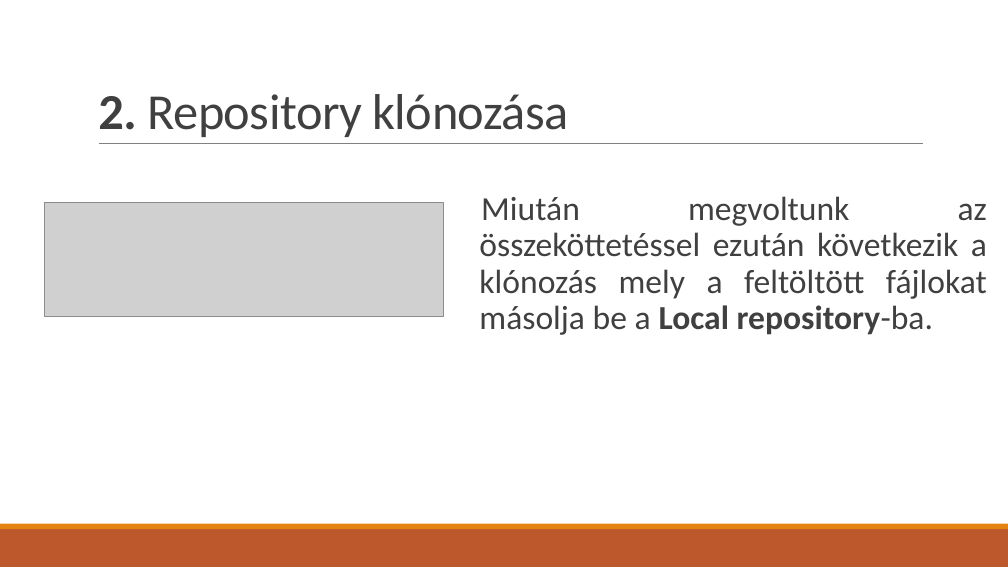
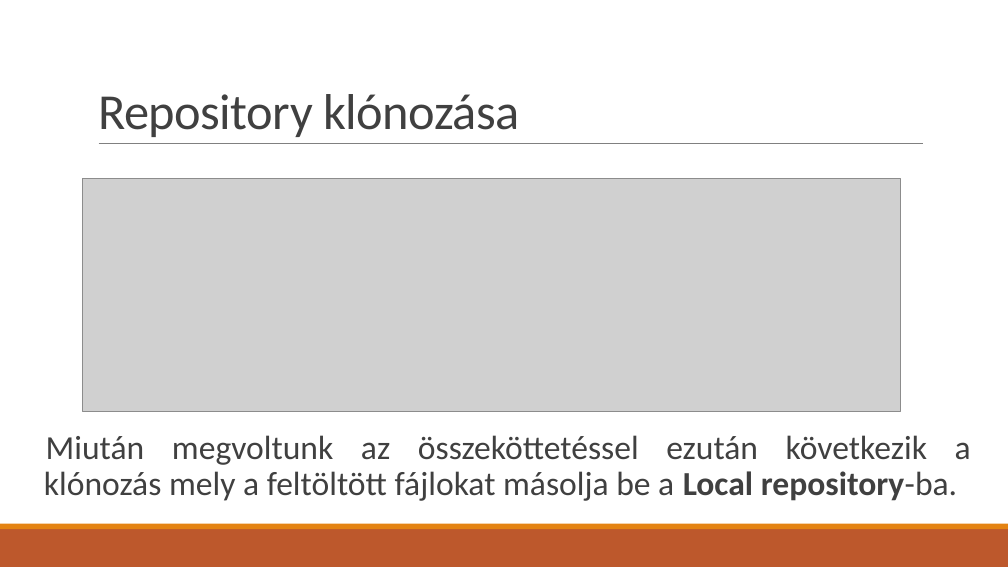
Before and after one commit to BognarBalint/Ikt_Projektmunka_2024-2025_Bogn-r_Roli_Kimi, a slide deck: slide 7 of Git_használat.pptx (slide 5 before the commit). Drawn at 1008x567 pixels with LibreOffice and Linux fonts; fonts in the diff are those of the drawing; grey boxes stand for pictures. Boxes give left, top, right and bottom in pixels: in the first picture for what was removed or moved away, otherwise in the second. Text is boxed around its words. In the diff, an @@ line names an element or a change of style, - is before the commit and + after.

```diff
--- a/Git_használat.pptx
+++ b/Git_használat.pptx
@@ title at bbox=[98, 94, 519, 137]: text changed @@
-2. Repository klónozása
+Repository klónozása
@@ picture: place and size @@
-picture at bbox=[45, 203, 443, 316]
+picture at bbox=[82, 178, 900, 411]
@@ text "Miután megvoltunk az összeköttetéssel ezután ..." rewrapped from bbox=[479, 196, 987, 335] to bbox=[44, 435, 971, 501] @@
```
Also in this commit, not shown: 8 other slides changed, 2 slides added.
